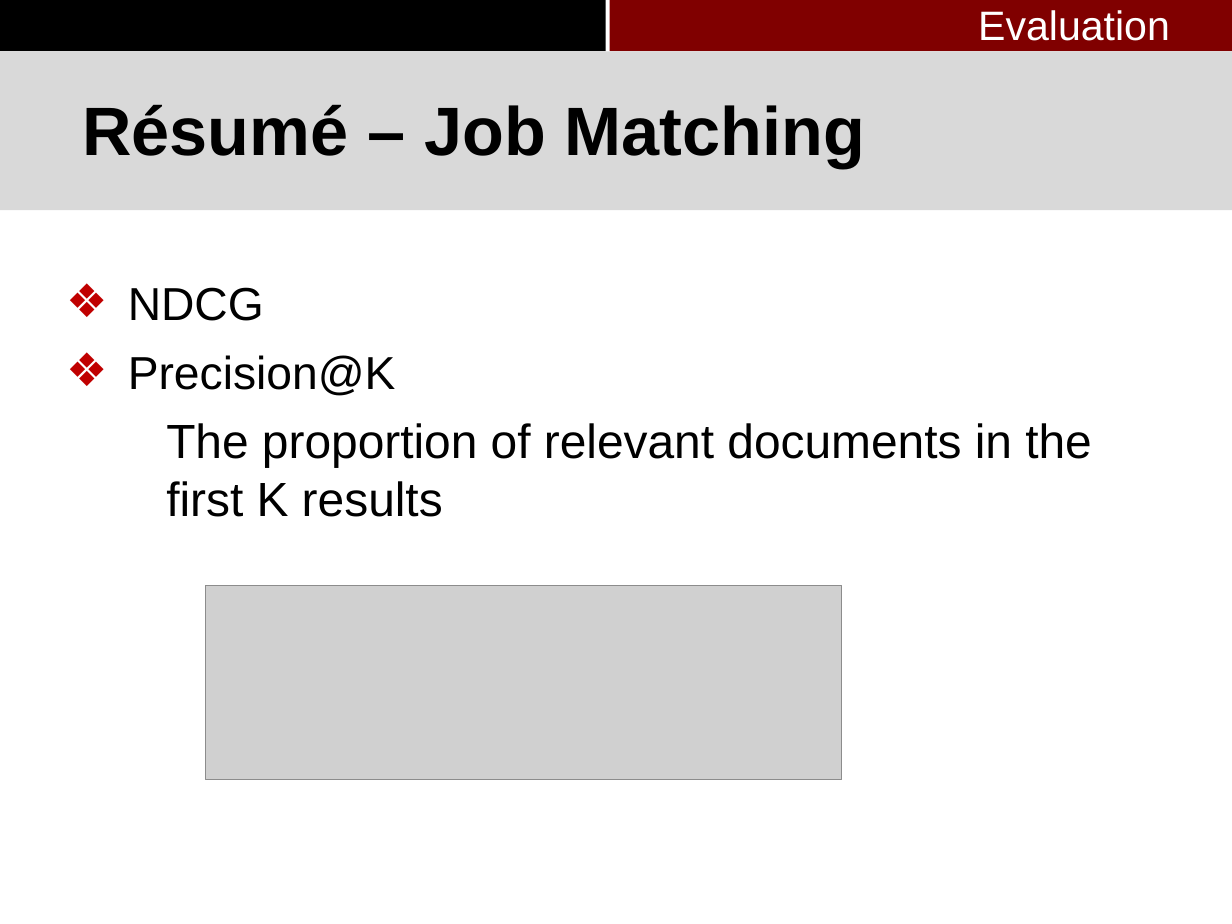
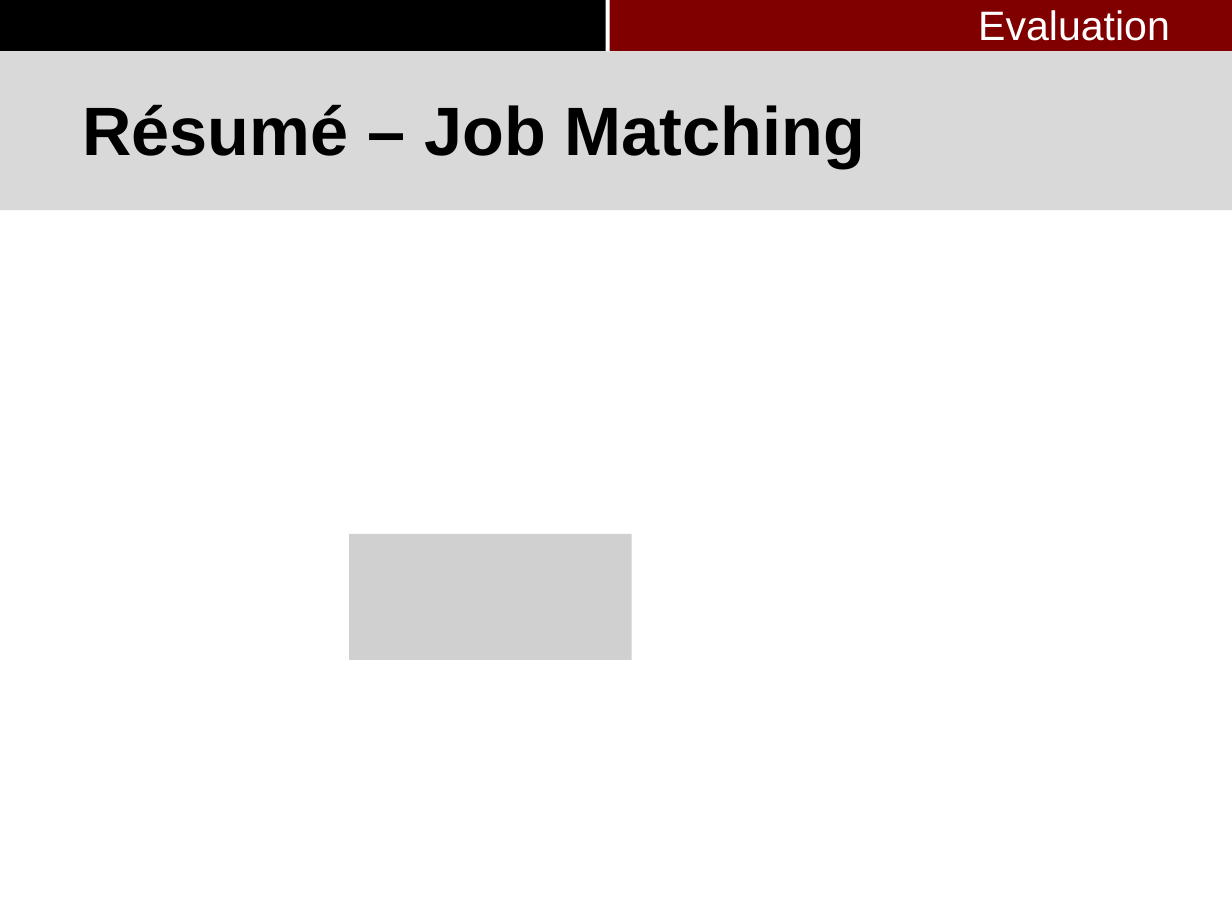
Before and after one commit to pkushiqiang/thesis, a slide deck: slide 67 of media/Master's thesis-3.pptx (slide 66 before the commit). Drawn at 1232x924 pixels with LibreOffice and Linux fonts; fonts in the diff are those of the drawing; grey boxes stand for pictures; background and template pictures are left out. Boxes give left, top, right and bottom in pixels: in the first picture for what was removed or moved away, otherwise in the second. Text is boxed around its words. In the diff, an @@ line names an element or a change of style, - is before the commit and + after.

```diff
--- a/media/Master's thesis-3.pptx
+++ b/media/Master's thesis-3.pptx
@@ text removed at (128,287,1092,517) @@
-❖ NDCG
-❖ Precision@K
-  The proportion of relevant documents in the first K results
@@ picture added at (349,533,631,659) @@
@@ picture removed at (206,585,843,780) @@
```
Also in this commit, not shown: 19 other slides changed, 3 slides added, 1 slide removed, 1 other file.
